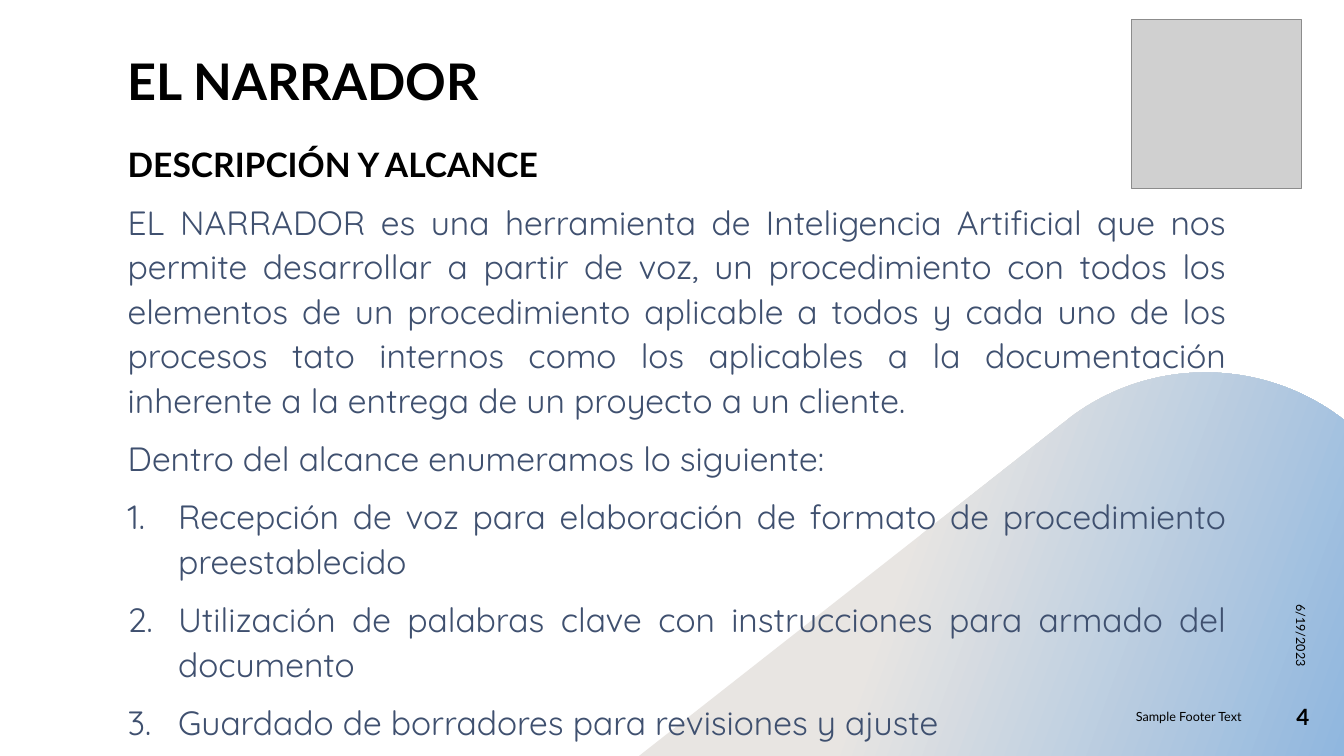
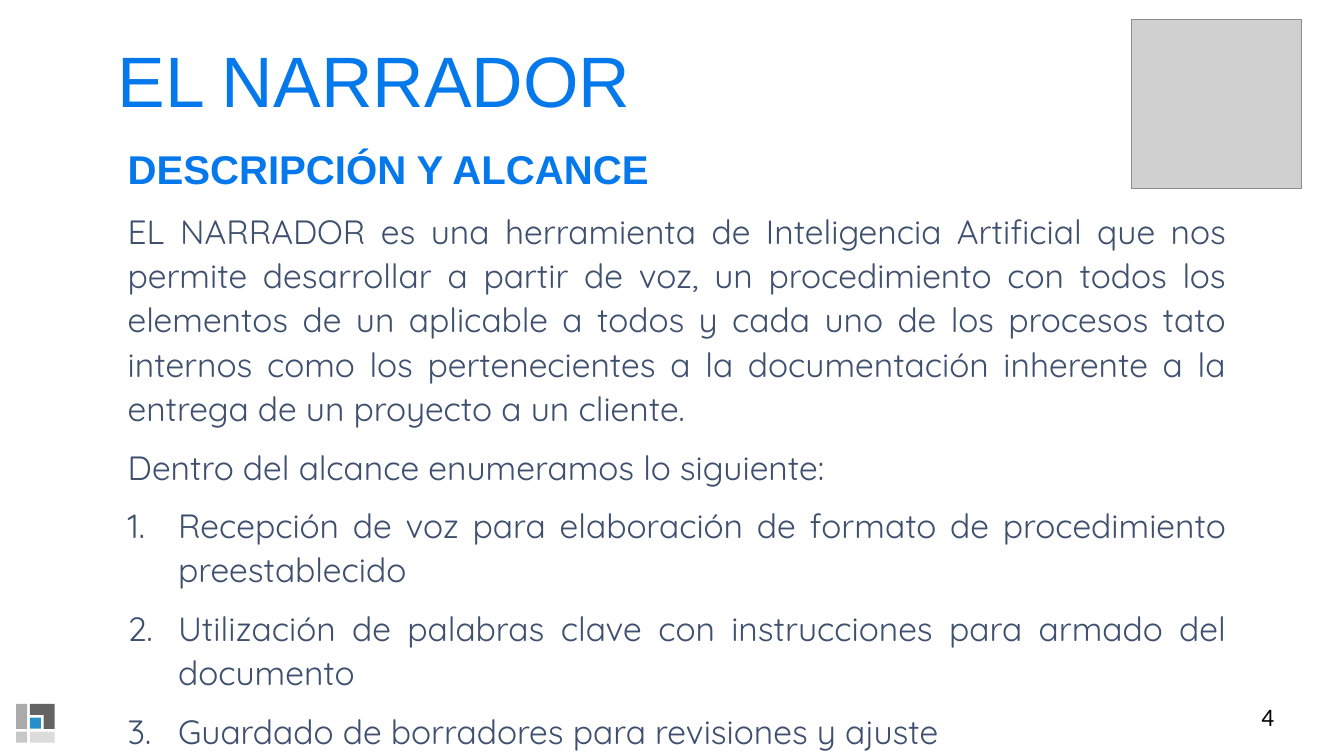
Before and after one commit to efrengonzalez01/LnkDemoAIElNarrador, a slide deck: slide 4 of presentación EL NARRADOR.pptx. Drawn at 1344x756 pixels with LibreOffice and Linux fonts; fonts in the diff are those of the drawing; grey boxes stand for pictures; background and template pictures are left out. Boxes give left, top, right and bottom in pixels: in the first picture for what was removed or moved away, otherwise in the second. Text is boxed around its words. In the diff, an @@ line names an element or a change of style, - is before the commit and + after.

```diff
--- a/presentación EL NARRADOR.pptx
+++ b/presentación EL NARRADOR.pptx
@@ text "EL NARRADOR" at box(118, 57, 630, 108): size 36 to 51 pt, font Lato to Arial, text colour #000000 to #0579EB, bold off @@
@@ text at box(128, 152, 648, 185): size 24.1 to 28.7 pt, font Lato to Arial, text colour #000000 to #0579EB in "DESCRIPCIÓN Y ALCANCE" @@
@@ text at box(128, 219, 1226, 428): text changed @@
-EL NARRADOR es una herramienta de Inteligencia Artificial que nos permite desarrollar a partir de voz, un procedimiento con todos los elementos de un procedimiento aplicable a todos y cada uno de los procesos tato internos como los aplicables a la documentación inherente a la entrega de un proyecto a un cliente.
+EL NARRADOR es una herramienta de Inteligencia Artificial que nos permite desarrollar a partir de voz, un procedimiento con todos los elementos de un aplicable a todos y cada uno de los procesos tato internos como los pertenecientes a la documentación inherente a la entrega de un proyecto a un cliente.
@@ freeform shape removed at box(639, 373, 1344, 756) @@
@@ text removed at box(1294, 610, 1309, 665) @@
-6/19/2023
@@ freeform shape added at box(16, 704, 27, 729), fill #AAAAAA @@
@@ freeform shape added at box(30, 718, 41, 729), fill #288FCD @@
@@ freeform shape added at box(30, 704, 55, 729), fill #636363 @@
@@ text removed at box(1136, 711, 1241, 723) @@
-Sample Footer Text
@@ page number at box(1261, 709, 1274, 726): size 16 to 18 pt, font Lato to Calibri, bold off; alignment right to left; vertical alignment middle to top @@
@@ freeform shape added at box(16, 732, 27, 743), fill #C7C7C7 @@
@@ freeform shape added at box(30, 732, 55, 743), fill #DCDCDC @@
```
Also in this commit, not shown: 4 other slides changed, 5 slides added, 2 slides removed, 3 other files.
